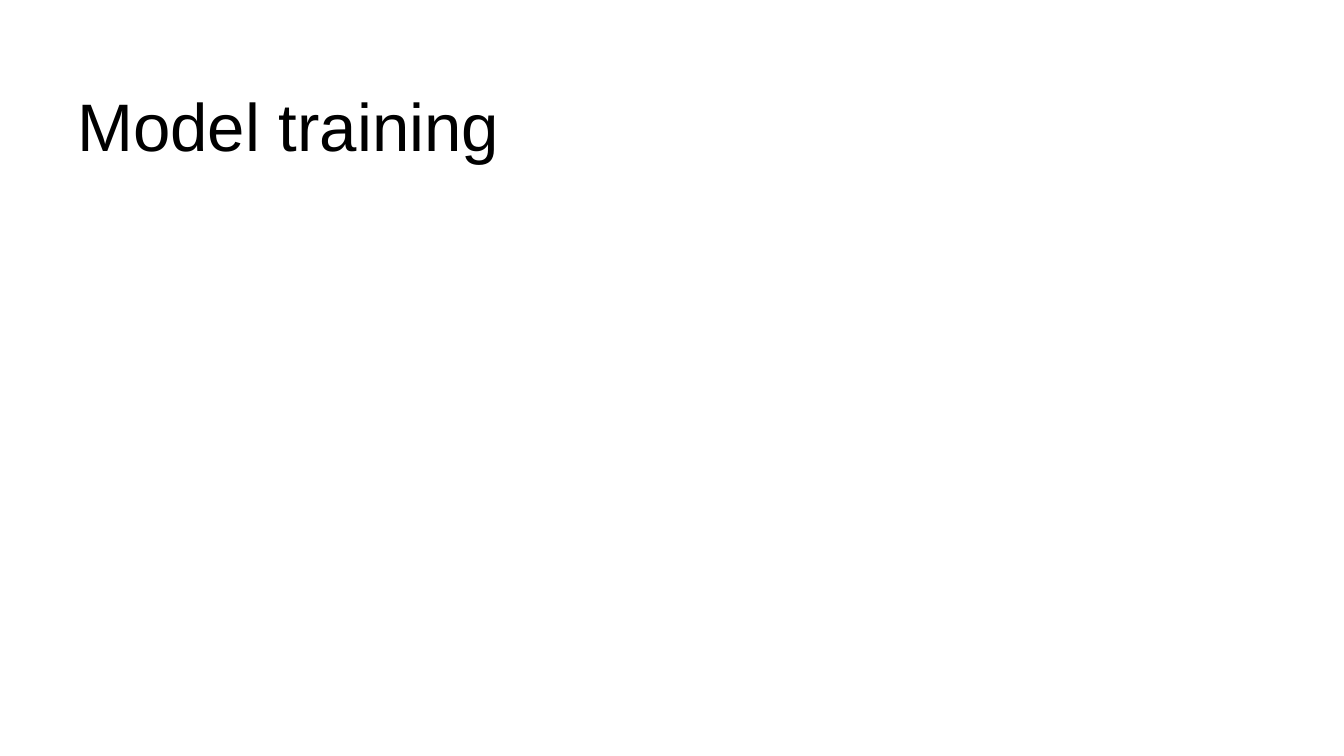
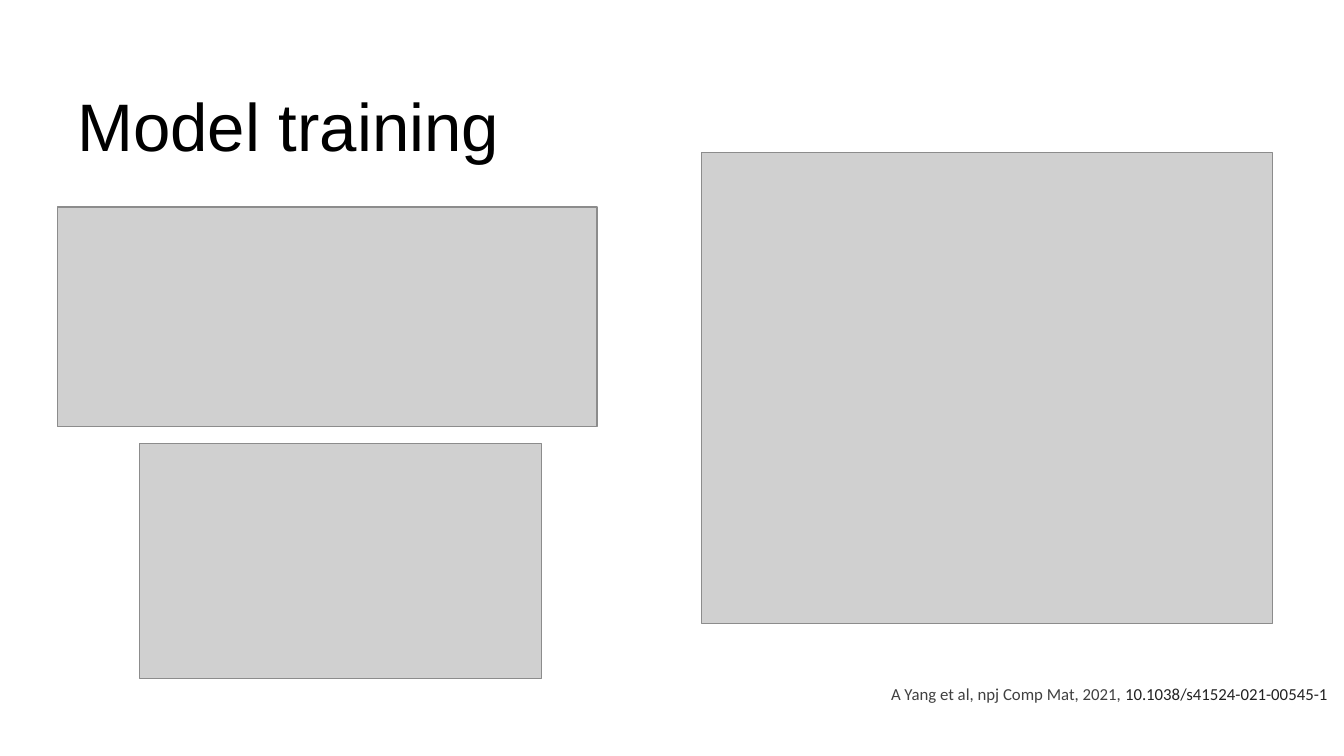
Before and after one commit to andrelowky/KRICT-ChemDX-Hackathon, a slide deck: slide 6 of KRICT hackathon.pptx. Drawn at 1344x756 pixels with LibreOffice and Linux fonts; fonts in the diff are those of the drawing; grey boxes stand for pictures; background and template pictures are left out. Boxes give left, top, right and bottom in pixels: in the first picture for what was removed or moved away, otherwise in the second. Text is boxed around its words. In the diff, an @@ line names an element or a change of style, - is before the commit and + after.

```diff
--- a/KRICT hackathon.pptx
+++ b/KRICT hackathon.pptx
@@ picture added at box(702, 153, 1272, 624) @@
@@ picture added at box(57, 207, 597, 426) @@
@@ picture added at box(139, 444, 541, 679) @@
@@ text added at box(891, 688, 1327, 703), 12 pt, text #404040 @@
+A Yang et al, npj Comp Mat, 2021, 10.1038/s41524-021-00545-1
```
Also in this commit, not shown: 1 other slide changed, 1 slide added.
